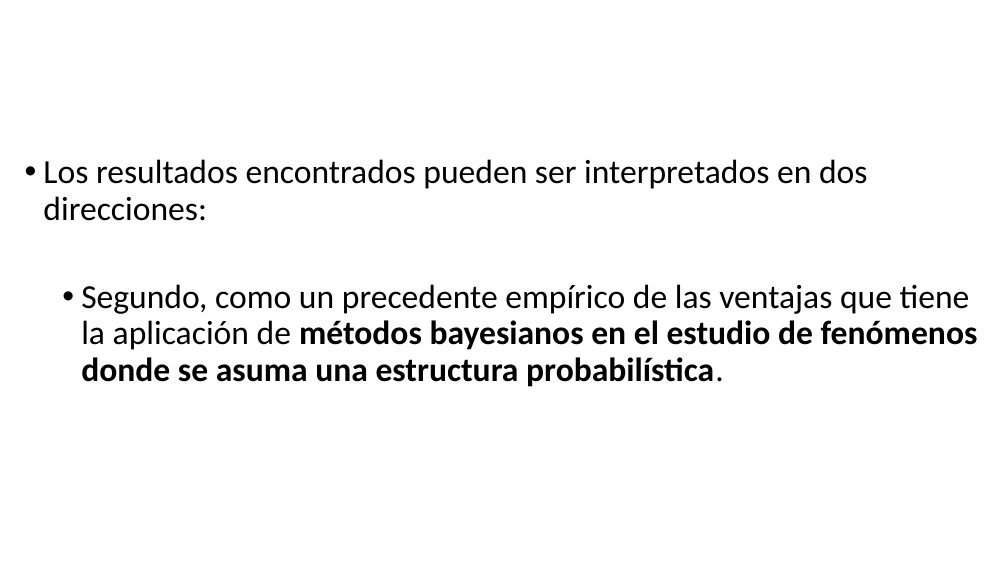
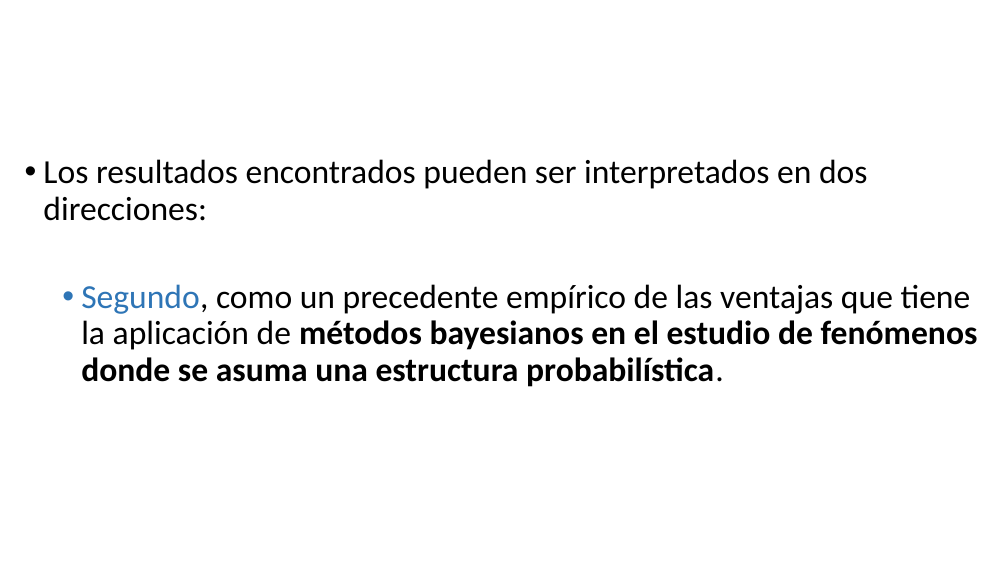
Before and after one commit to Adrifelcha/Adrifelcha, a slide deck: slide 71 of Tesis/Presentaciones/FINAL_Examen.pptx (slide 70 before the commit). Drawn at 1008x567 pixels with LibreOffice and Linux fonts; fonts in the diff are those of the drawing. Boxes give left, top, right and bottom in pixels: in the first picture for what was removed or moved away, otherwise in the second. Text is boxed around its words. In the diff, an @@ line names an element or a change of style, - is before the commit and + after.

```diff
--- a/Tesis/Presentaciones/FINAL_Examen.pptx
+++ b/Tesis/Presentaciones/FINAL_Examen.pptx
@@ text at (x1=81, y1=284, x2=978, y2=387): text colour #000000 to #2E75B6 in "Segundo," @@
```
Also in this commit, not shown: 13 other slides changed, 2 slides added, 1 slide removed, 1 other file.
